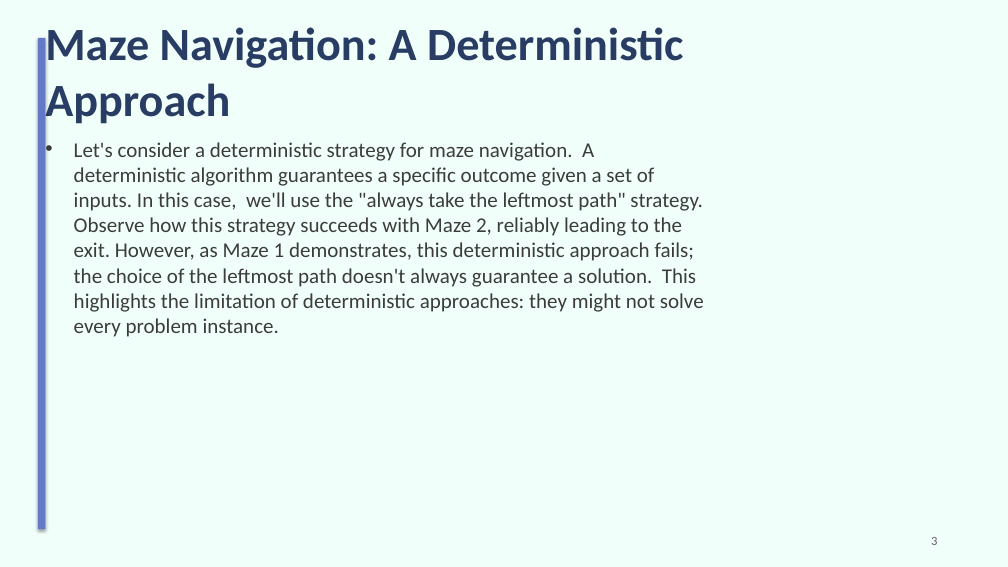
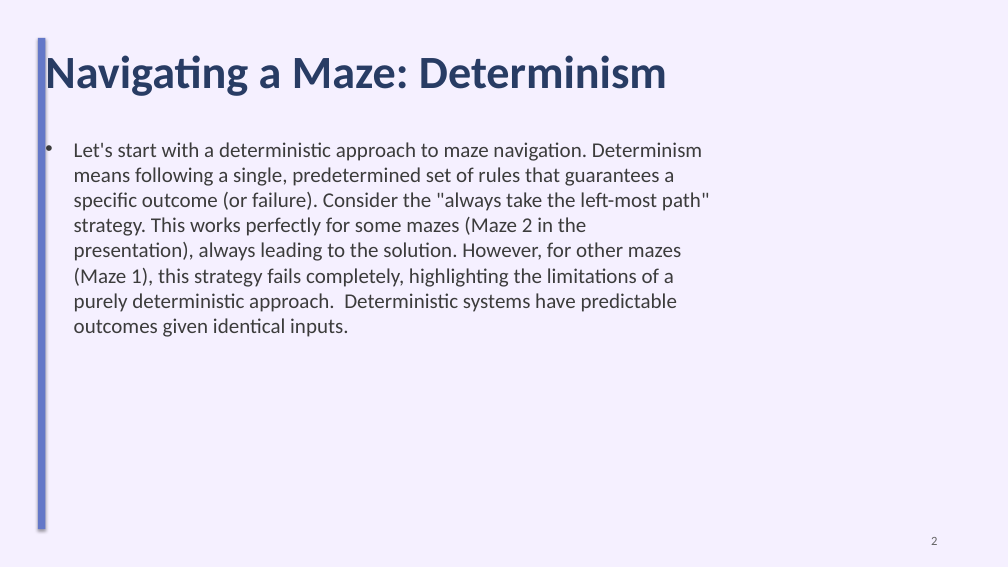
Before and after one commit to sanskarsri26/pdf-to-lecture, a slide deck: slide 2 of Styled_Slides.pptx (slide 3 before the commit). Drawn at 1008x567 pixels with LibreOffice and Linux fonts; fonts in the diff are those of the drawing. Boxes give left, top, right and bottom in pixels: in the first picture for what was removed or moved away, otherwise in the second. Text is boxed around its words. In the diff, an @@ line names an element or a change of style, - is before the commit and + after.

```diff
--- a/Styled_Slides.pptx
+++ b/Styled_Slides.pptx
@@ background #F0FFFA to #F5F0FF @@
@@ title at (x1=45, y1=49, x2=667, y2=99): text changed @@
-Maze Navigation: A Deterministic Approach
+Navigating a Maze: Determinism
@@ text at (x1=74, y1=142, x2=709, y2=337): text changed @@
-• Let's consider a deterministic strategy for maze navigation. A deterministic algorithm guarantees a specific outcome given a set of inputs. In this case, we'll use the "always take the leftmost path" strategy. Observe how this strategy succeeds with Maze 2, reliably leading to the exit. However, as Maze 1 demonstrates, this deterministic approach fails; the choice of the leftmost path doesn't always guarantee a solution. This highlights the limitation of deterministic approaches: they might not solve every problem instance.
+• Let's start with a deterministic approach to maze navigation. Determinism means following a single, predetermined set of rules that guarantees a specific outcome (or failure). Consider the "always take the left-most path" strategy. This works perfectly for some mazes (Maze 2 in the presentation), always leading to the solution. However, for other mazes (Maze 1), this strategy fails completely, highlighting the limitations of a purely deterministic approach. Deterministic systems have predictable outcomes given identical inputs.
@@ text at (x1=931, y1=537, x2=937, y2=545): text changed @@
-3
+2
```
Also in this commit, not shown: 7 other slides changed, 1 slide added, 1 slide removed, 6 other files.
